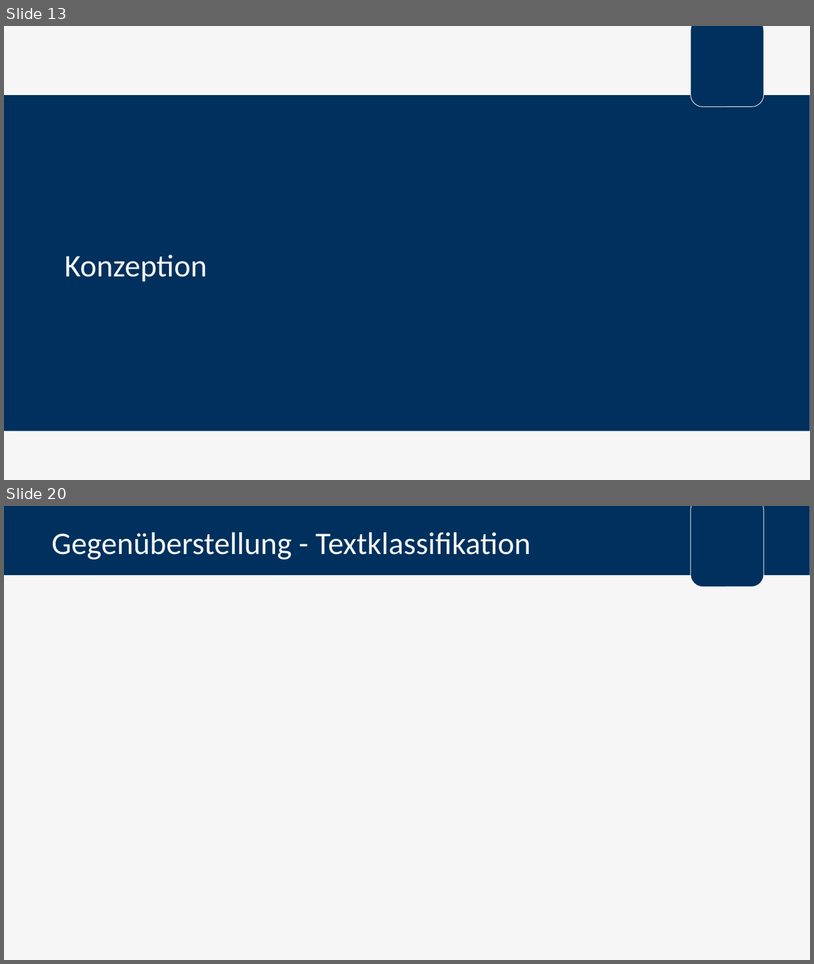
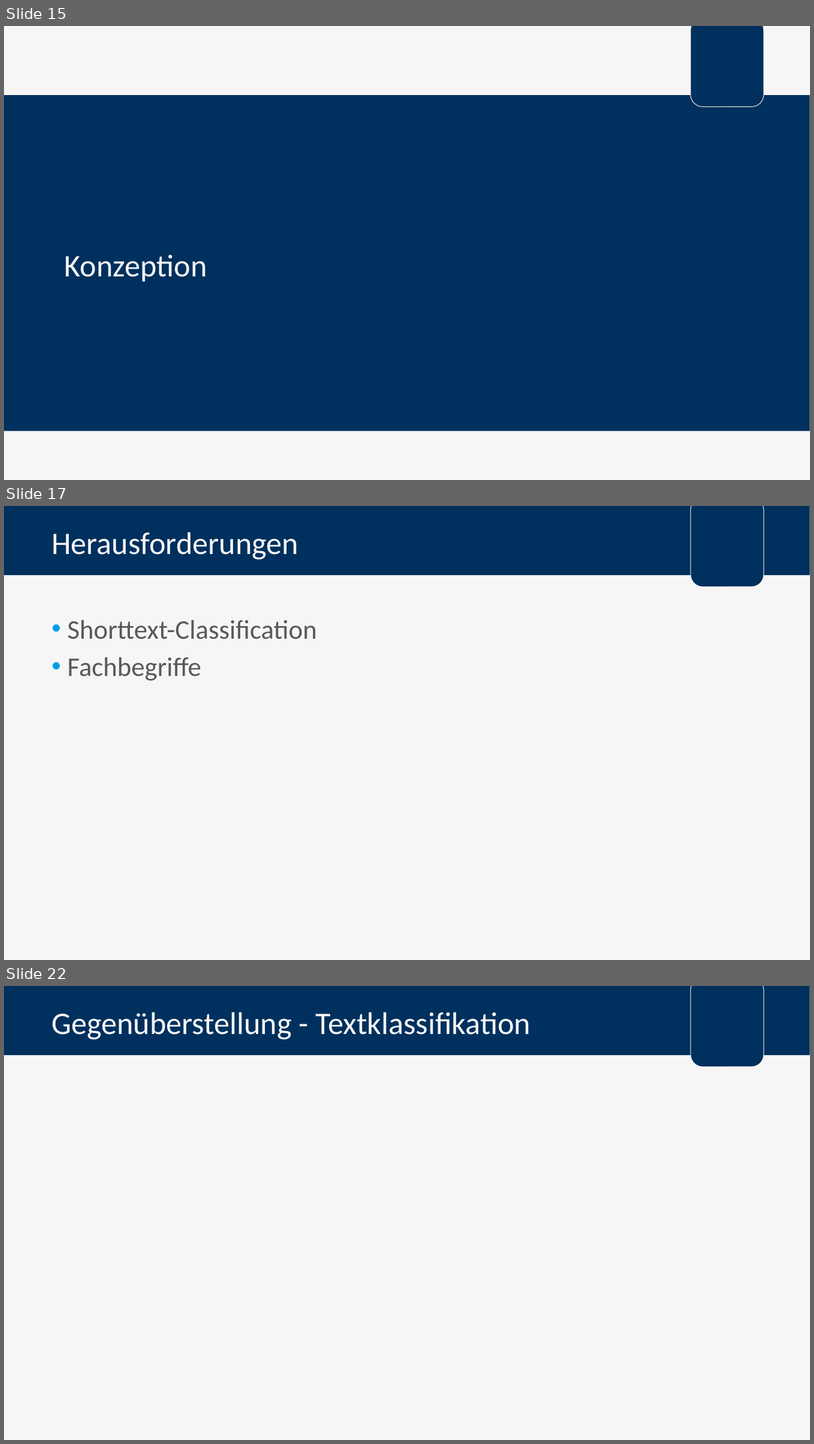
Before and after one commit to FlowBYRN/BaMaterialStandartisation, a slide deck: documents/Verteidigung.pptx. Shown one above the other, each under a label of ours: slides 13 and 20 before the commit, slides 15, 17 and 22 after it; the slides between them are not shown. The pictures are 814x964 and 814x1444 pixels, drawn with LibreOffice and Linux fonts; fonts in the diff are those of the drawing; background and template pictures are left out. Boxes give left, top, right and bottom in pixels: in the first picture for what was removed or moved away, otherwise in the second. Text is boxed around its words. In the diff, an @@ line names an element or a change of style, - is before the commit and + after.

```diff
--- a/documents/Verteidigung.pptx
+++ b/documents/Verteidigung.pptx
@@ slide 17 added at [4,506,810,960], background #F6F6F6; not listed: 2 template elements that a slide beside it also shows @@
@@ title added at [51,532,299,559], 28 pt, text #F6F6F6 @@
+Herausforderungen
@@ text added at [68,620,317,681], 24 pt, text #595959 @@
+• Shorttext-Classification
+• Fachbegriffe
@@ what was slide 13 is now slide 15 @@
@@ what was slide 20 is now slide 22 @@
```
Also in this commit, not shown: 8 slides changed, 8 other slides added, 5 slides removed, 3 other files.
